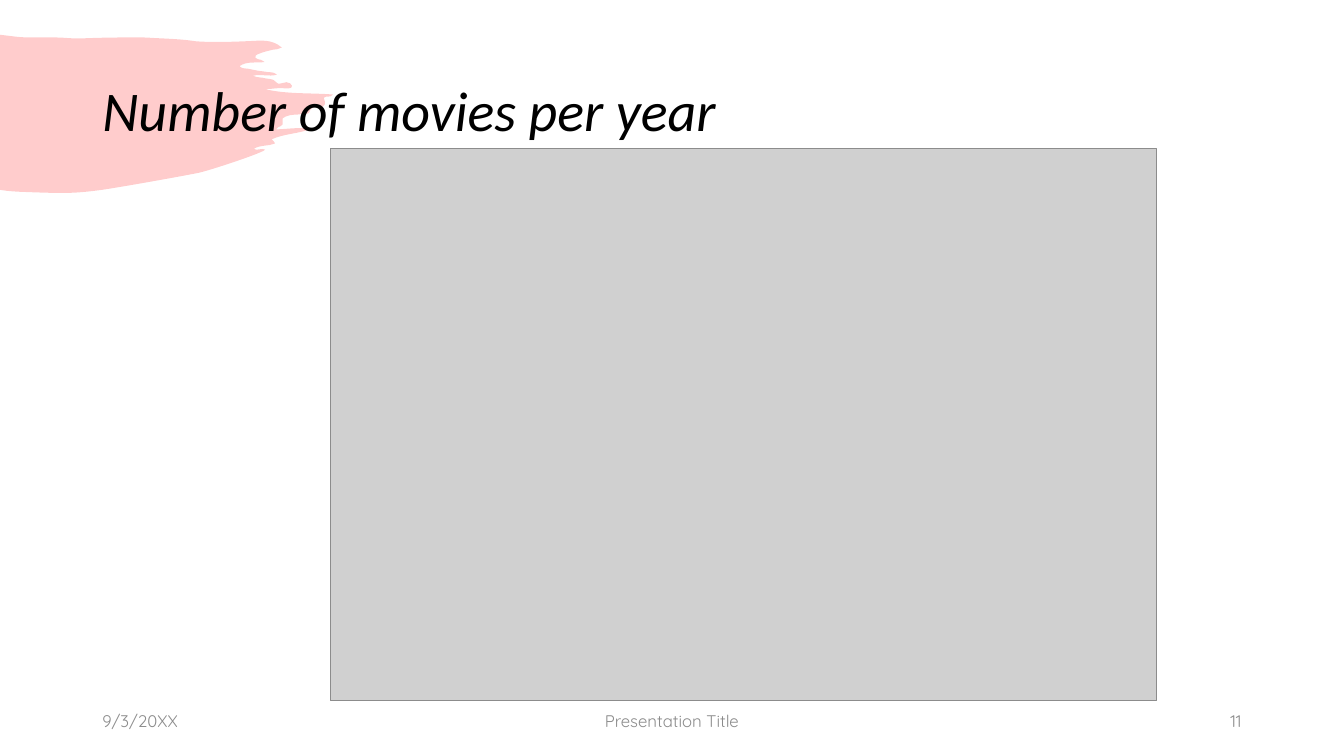
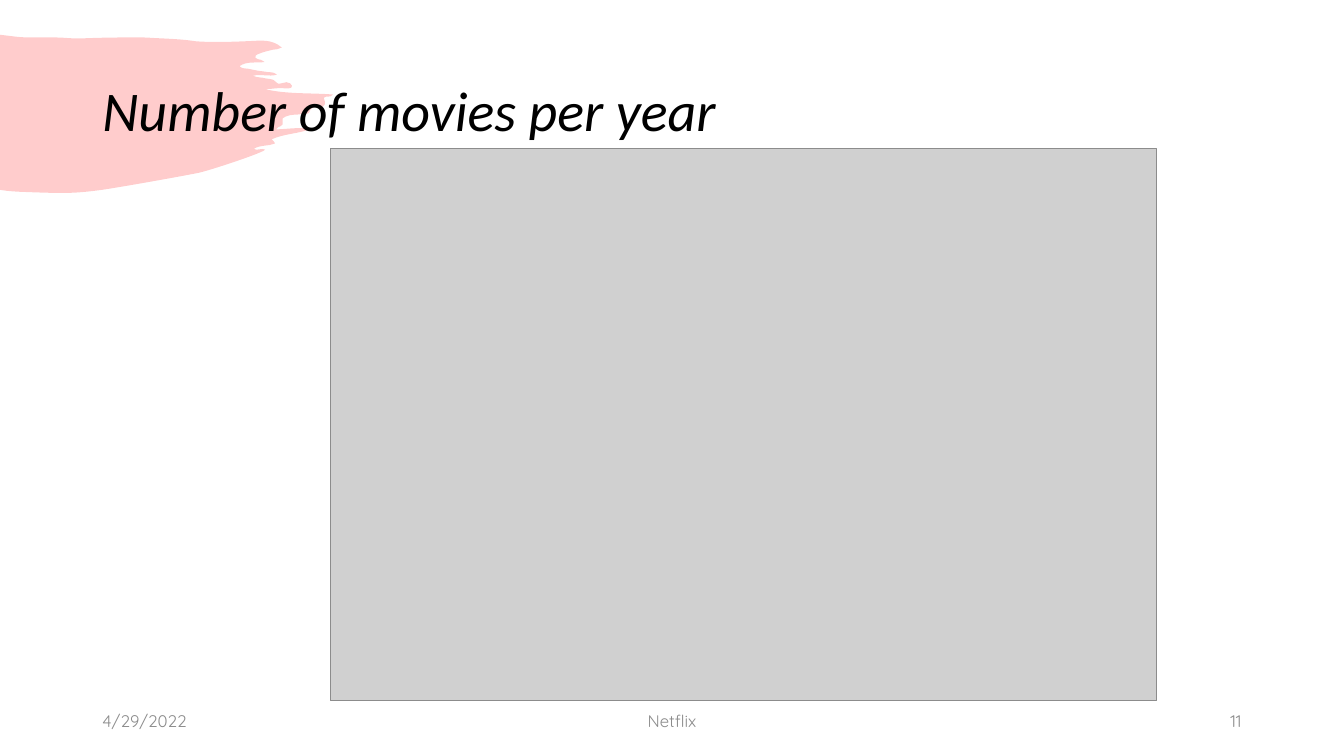
Before and after one commit to Kevinle76/NetFlix, a slide deck: slide 11 of Project_1.pptx. Drawn at 1344x756 pixels with LibreOffice and Linux fonts; fonts in the diff are those of the drawing; grey boxes stand for pictures. Boxes give left, top, right and bottom in pixels: in the first picture for what was removed or moved away, otherwise in the second. Text is boxed around its words. In the diff, an @@ line names an element or a change of style, - is before the commit and + after.

```diff
--- a/Project_1.pptx
+++ b/Project_1.pptx
@@ text at (102,714,186,729): text changed @@
-9/3/20XX
+4/29/2022
@@ text at (648,715,697,727): text changed @@
-Presentation Title
+Netflix
```
Also in this commit, not shown: 4 other slides changed, 2 slides removed.
